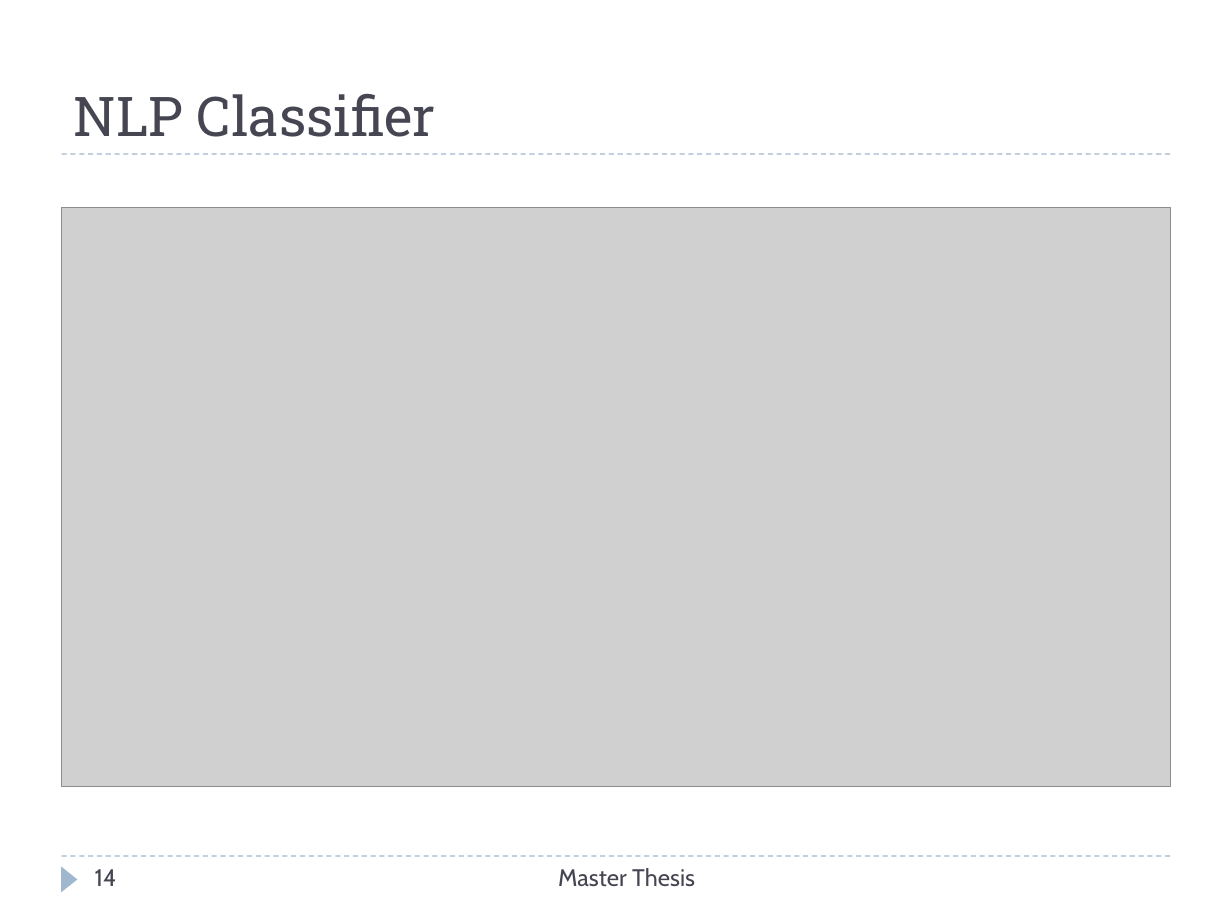
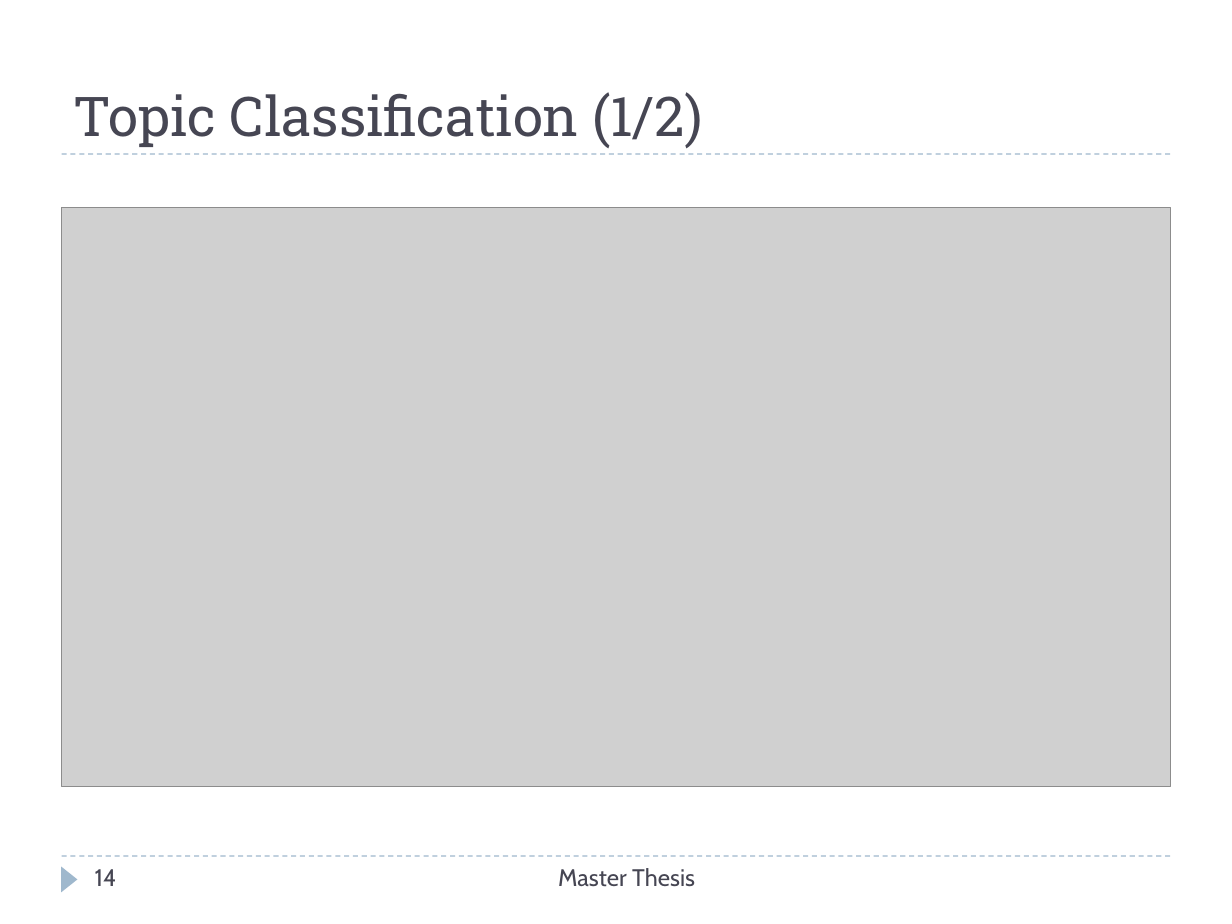
Before and after one commit to Christos-Papoulas/master_thesis, a slide deck: slide 14 of presentation/presentation.pptx. Drawn at 1232x924 pixels with LibreOffice and Linux fonts; fonts in the diff are those of the drawing; grey boxes stand for pictures. Boxes give left, top, right and bottom in pixels: in the first picture for what was removed or moved away, otherwise in the second. Text is boxed around its words. In the diff, an @@ line names an element or a change of style, - is before the commit and + after.

```diff
--- a/presentation/presentation.pptx
+++ b/presentation/presentation.pptx
@@ title at bbox=[74, 92, 703, 148]: text changed @@
-NLP Classifier
+Topic Classification (1/2)
```
Also in this commit, not shown: 14 other slides changed, 1 slide removed, 10 other files.
